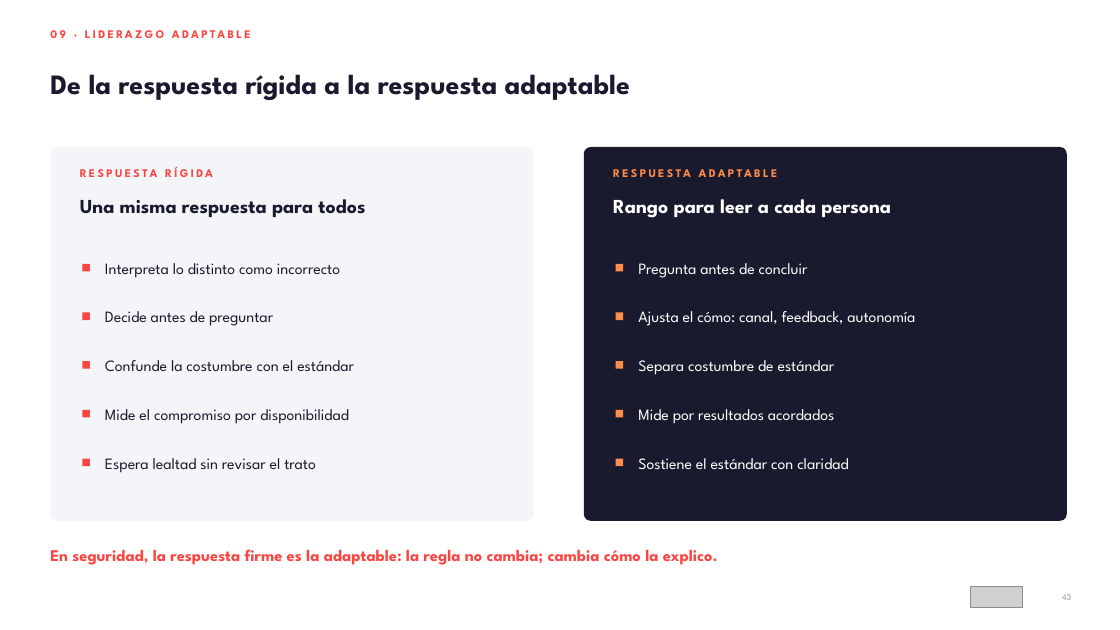
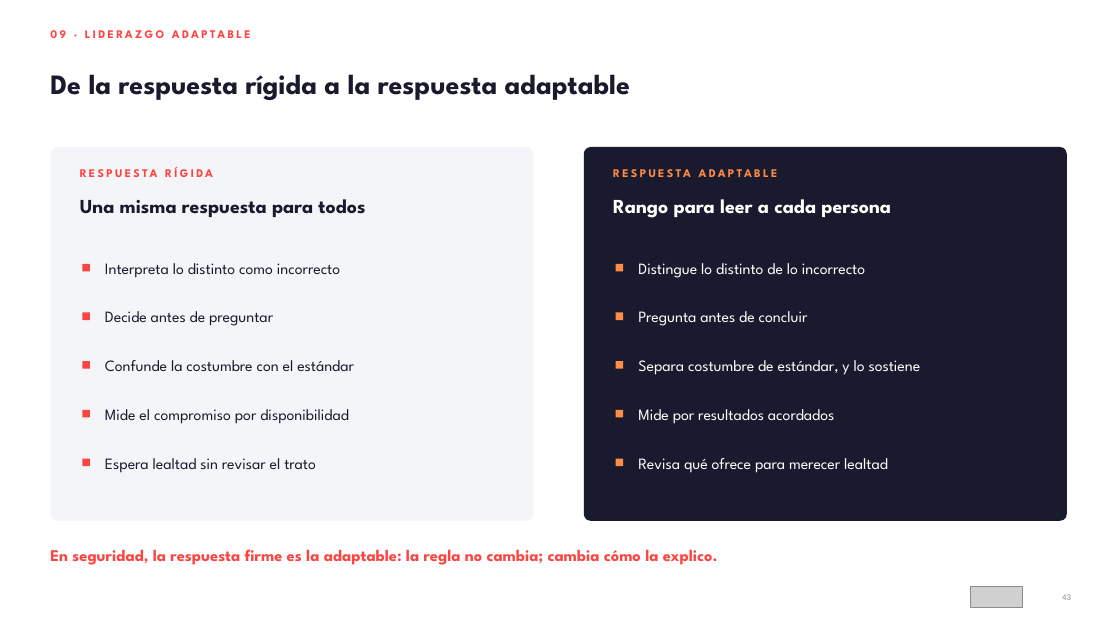
Before and after one commit to HRTrainingDevelopment/Training-and-Development-PROYECTS, a slide deck: slide 43 of workshop-liderazgo-intergeneracional/entregables/01_Deck_Liderar_entre_Generaciones_AMMX.pptx. Drawn at 1120x630 pixels with LibreOffice and Linux fonts; fonts in the diff are those of the drawing; grey boxes stand for pictures. Boxes give left, top, right and bottom in pixels: in the first picture for what was removed or moved away, otherwise in the second. Text is boxed around its words. In the diff, an @@ line names an element or a change of style, - is before the commit and + after.

```diff
--- a/workshop-liderazgo-intergeneracional/entregables/01_Deck_Liderar_entre_Generaciones_AMMX.pptx
+++ b/workshop-liderazgo-intergeneracional/entregables/01_Deck_Liderar_entre_Generaciones_AMMX.pptx
@@ text added at box(638, 263, 865, 278), 13.5 pt, text #FFFFFF @@
+Distingue lo distinto de lo incorrecto
@@ text "Pregunta antes de concluir": place and size @@
-text "Pregunta antes de concluir" at box(638, 263, 808, 278)
+text "Pregunta antes de concluir" at box(638, 311, 808, 326)
@@ text removed at box(638, 311, 915, 326) @@
-Ajusta el cómo: canal, feedback, autonomía
@@ text at box(638, 360, 921, 375): text changed @@
-Separa costumbre de estándar
+Separa costumbre de estándar, y lo sostiene
@@ text at box(638, 458, 888, 473): text changed @@
-Sostiene el estándar con claridad
+Revisa qué ofrece para merecer lealtad
```
Also in this commit, not shown: 21 other slides changed, 2 slides added, 32 other files.
